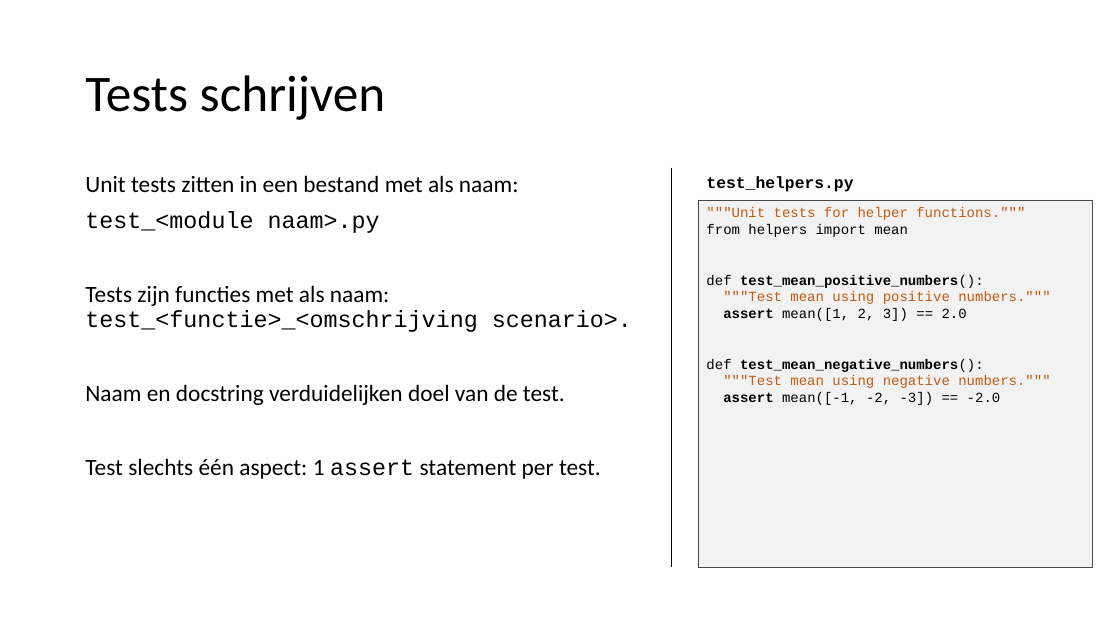
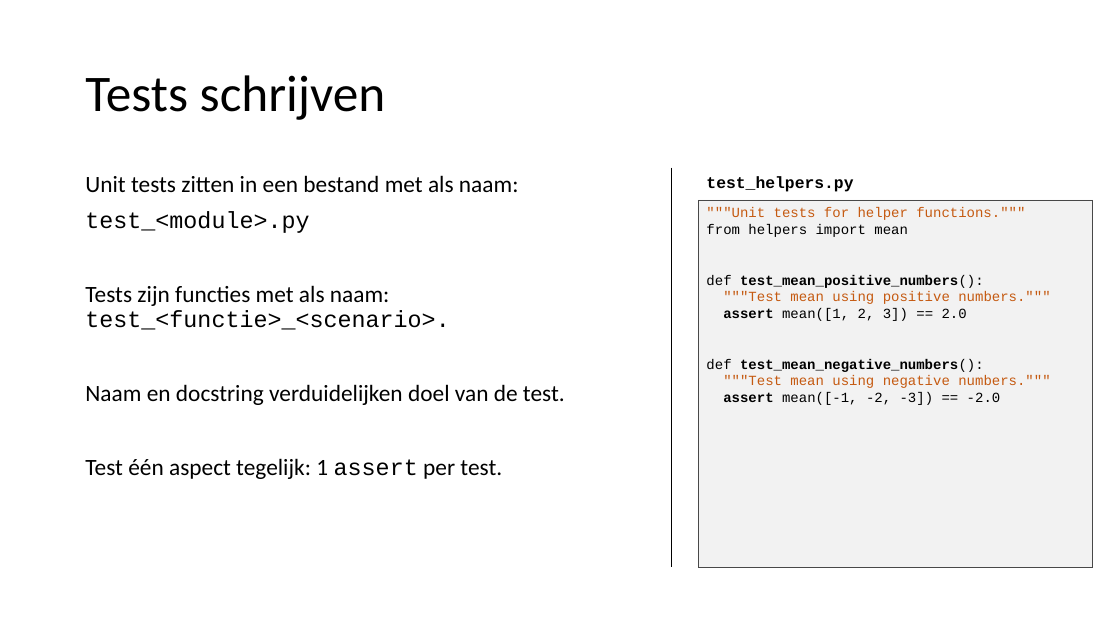
Before and after one commit to LFKoning/knowledge-sharing, a slide deck: slide 51 of python_course/2_production_code/python_cursus_2.pptx. Drawn at 1120x630 pixels with LibreOffice and Linux fonts; fonts in the diff are those of the drawing. Boxes give left, top, right and bottom in pixels: in the first picture for what was removed or moved away, otherwise in the second. Text is boxed around its words. In the diff, an @@ line names an element or a change of style, - is before the commit and + after.

```diff
--- a/python_course/2_production_code/python_cursus_2.pptx
+++ b/python_course/2_production_code/python_cursus_2.pptx
@@ text at <box>85,212,449,330</box>: text changed @@
-test_<module naam>.py
-Tests zijn functies met als naam: test_<functie>_<omschrijving scenario>.
+test_<module>.py
+Tests zijn functies met als naam: test_<functie>_<scenario>.
@@ text at <box>85,458,502,479</box>: text changed @@
-Test slechts één aspect: 1 assert statement per test.
+Test één aspect tegelijk: 1 assert per test.
```
Also in this commit, not shown: 10 other slides changed, 8 other files.
